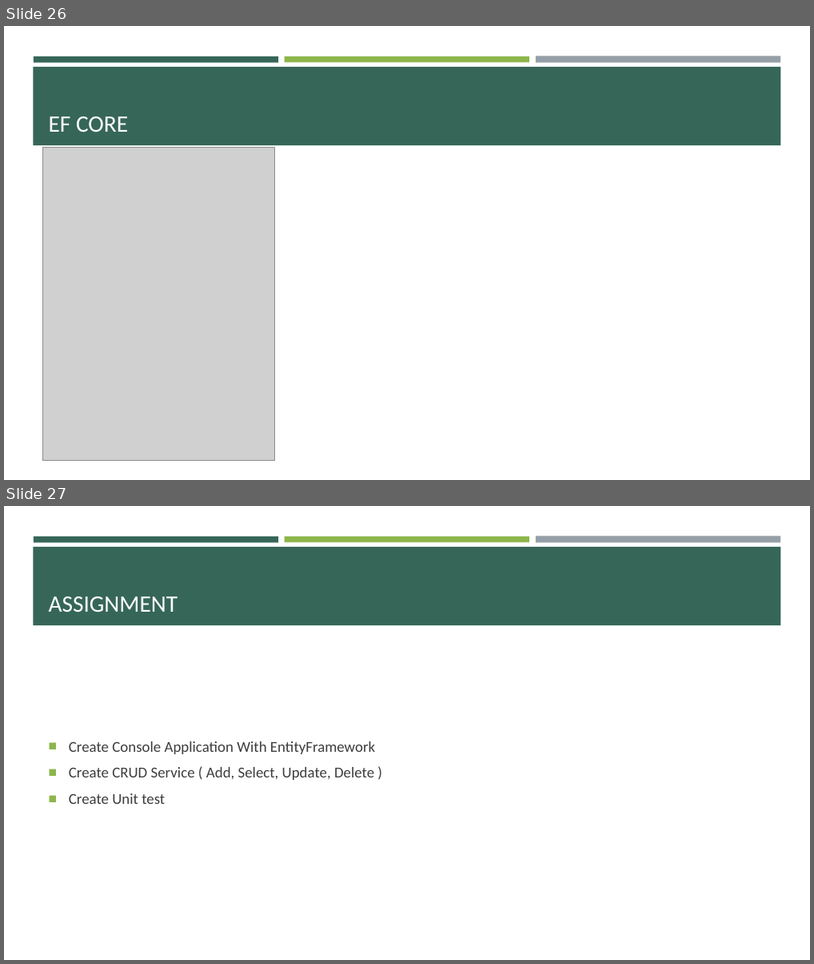
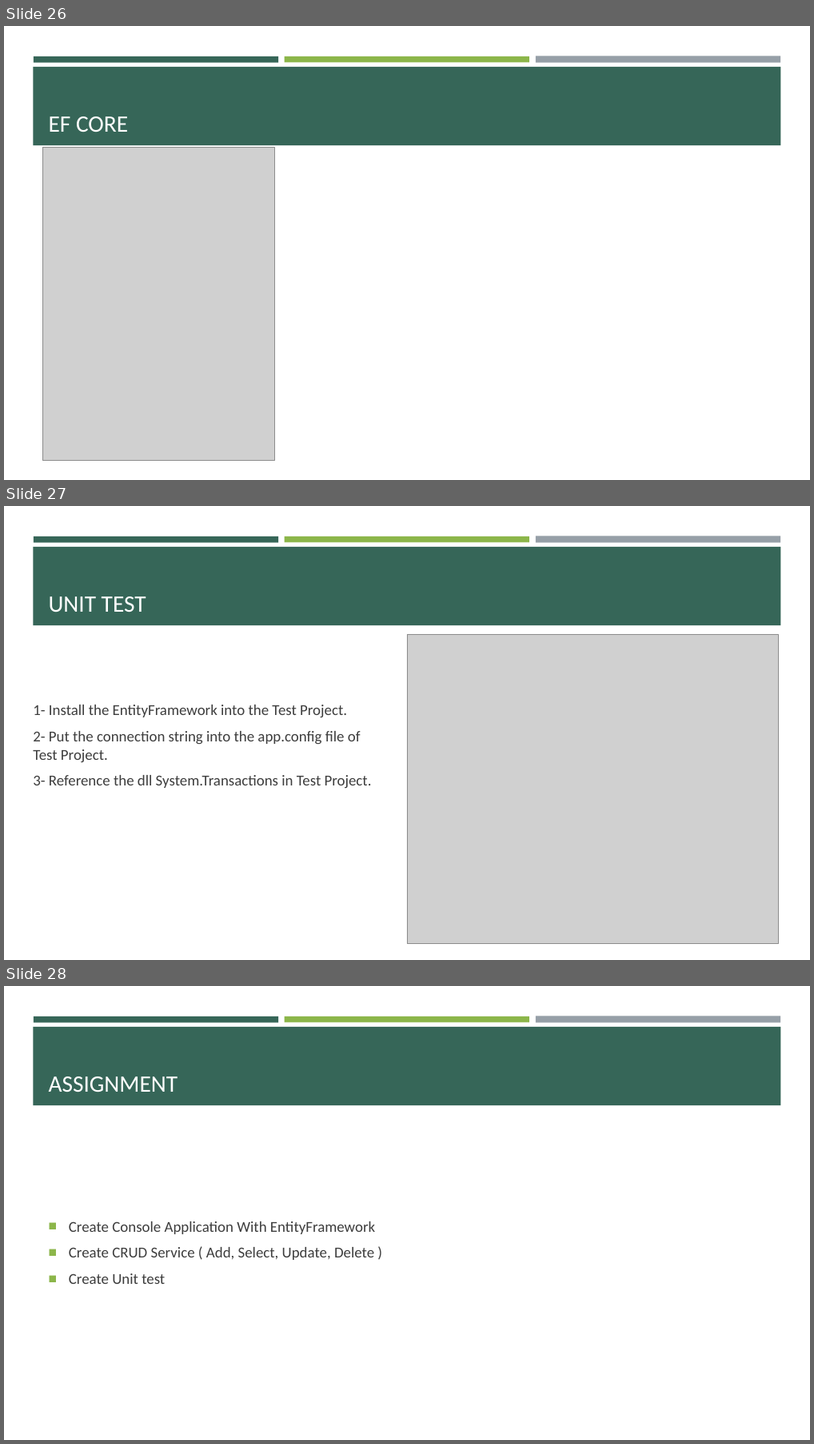
Before and after one commit to BunditSpace/Backend-Training, a slide deck: entity framework/Entity Framework.pptx. Shown one above the other, each under a label of ours: slides 26 and 27 before the commit, slides 26, 27 and 28 after it. The pictures are 814x964 and 814x1444 pixels, drawn with LibreOffice and Linux fonts; fonts in the diff are those of the drawing; grey boxes stand for pictures. Boxes give left, top, right and bottom in pixels: in the first picture for what was removed or moved away, otherwise in the second. Text is boxed around its words. In the diff, an @@ line names an element or a change of style, - is before the commit and + after.

Commit message:
add how to use transaction unit test

```diff
--- a/entity framework/Entity Framework.pptx
+++ b/entity framework/Entity Framework.pptx
@@ slide 27 added at <box>4,506,810,960</box>, background #FFFFFF; not listed: 4 template elements that a slide beside it also shows @@
@@ title added at <box>49,596,146,612</box>, 28 pt, text #FFFFFF @@
+UNIT TEST
@@ picture added at <box>407,634,779,944</box> @@
@@ text added at <box>33,704,372,788</box>, 18 pt, text #3D3D3D @@
+1- Install the EntityFramework into the Test Project.
+2- Put the connection string into the app.config file of Test Project.
+3- Reference the dll System.Transactions in Test Project.
@@ what was slide 27 is now slide 28 @@
```
